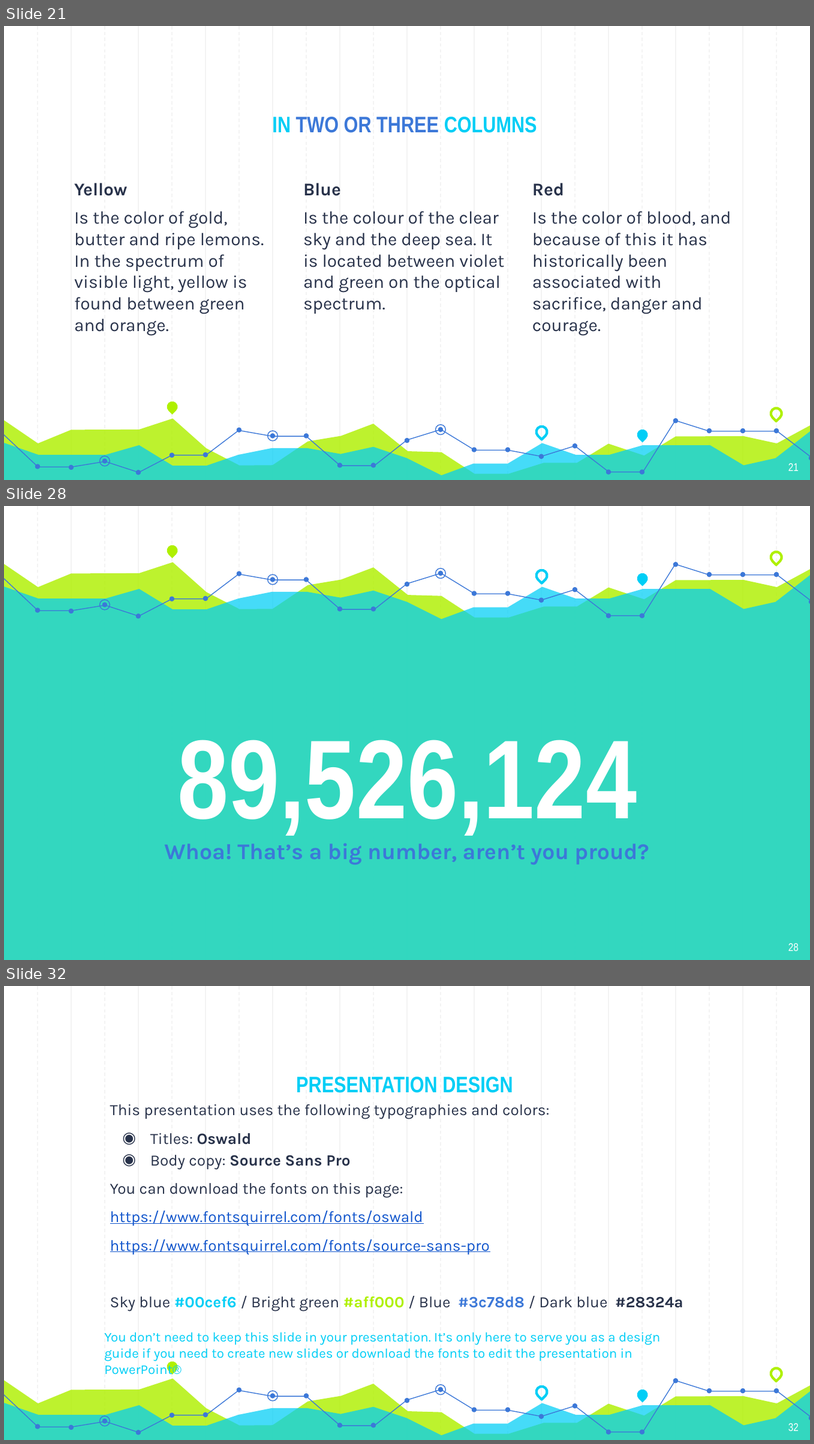
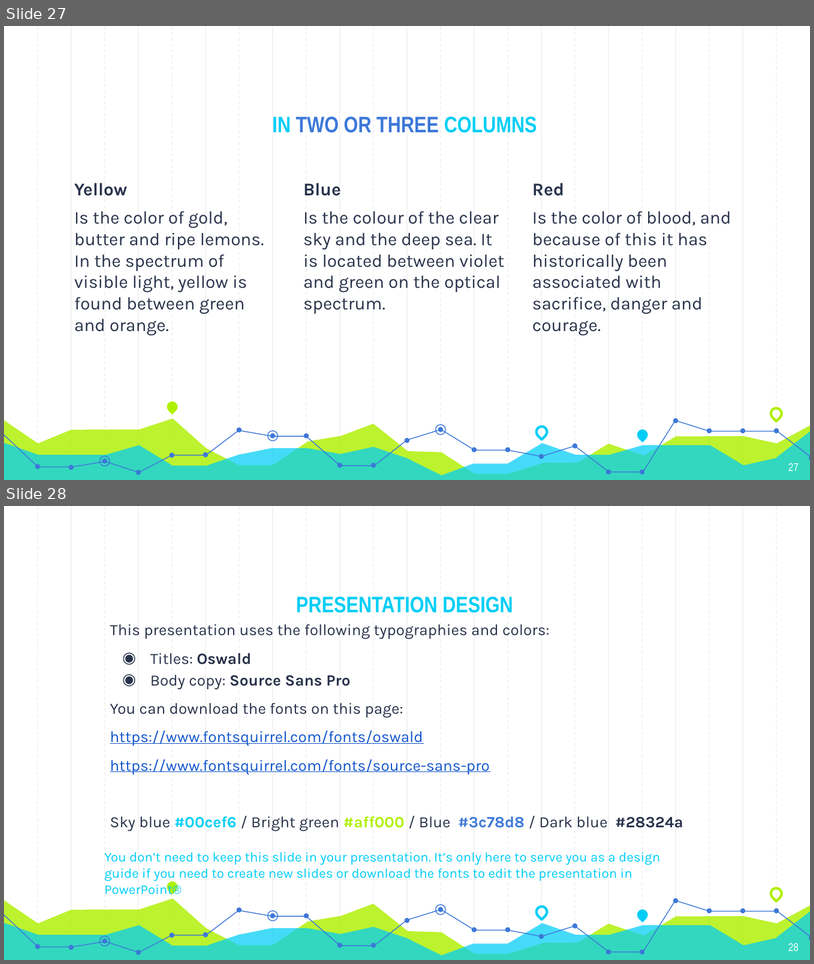
Before and after one commit to Andyayk/app, a slide deck: Graph Based Search.pptx. Shown one above the other, each under a label of ours: slides 21, 28 and 32 before the commit, slides 27 and 28 after it; the slides between them are not shown. The pictures are 814x1444 and 814x964 pixels, drawn with LibreOffice and Linux fonts; fonts in the diff are those of the drawing. Boxes give left, top, right and bottom in pixels: in the first picture for what was removed or moved away, otherwise in the second. Text is boxed around its words. In the diff, an @@ line names an element or a change of style, - is before the commit and + after.

Commit message:
- update presentation

```diff
--- a/Graph Based Search.pptx
+++ b/Graph Based Search.pptx
@@ slide 28 removed at [4, 506, 810, 960], background #FFFFFF; not listed: 23 template elements that a slide beside it also shows @@
@@ teardrop removed at [165, 543, 180, 558] @@
@@ teardrop removed at [769, 550, 783, 565] @@
@@ freeform shape removed at [4, 562, 810, 960] @@
@@ freeform shape removed at [4, 574, 810, 960] @@
@@ freeform shape removed at [4, 574, 374, 616] @@
@@ ellipse removed at [267, 574, 278, 585] @@
@@ freeform shape removed at [374, 563, 676, 616] @@
@@ ellipse removed at [435, 568, 446, 579] @@
@@ teardrop removed at [534, 568, 549, 582] @@
@@ teardrop removed at [635, 571, 650, 586] @@
@@ freeform shape removed at [677, 564, 810, 600] @@
@@ ellipse removed at [100, 600, 110, 610] @@
@@ group removed at [35, 562, 810, 618]: 24 ellipses @@
@@ title removed at [177, 739, 637, 835] @@
-89,526,124
@@ subtitle removed at [164, 843, 649, 864] @@
-Whoa! That’s a big number, aren’t you proud?
@@ page number removed at [789, 943, 799, 951] @@
-28
@@ what was slide 21 is now slide 27 @@
@@ page number at [789, 463, 799, 471]: text changed @@
-21
+27
@@ what was slide 32 is now slide 28 @@
@@ page number at [789, 943, 799, 951]: text changed @@
-32
+28
```
Also in this commit, not shown: 3 slides changed, 6 slides added, 9 other slides removed.
